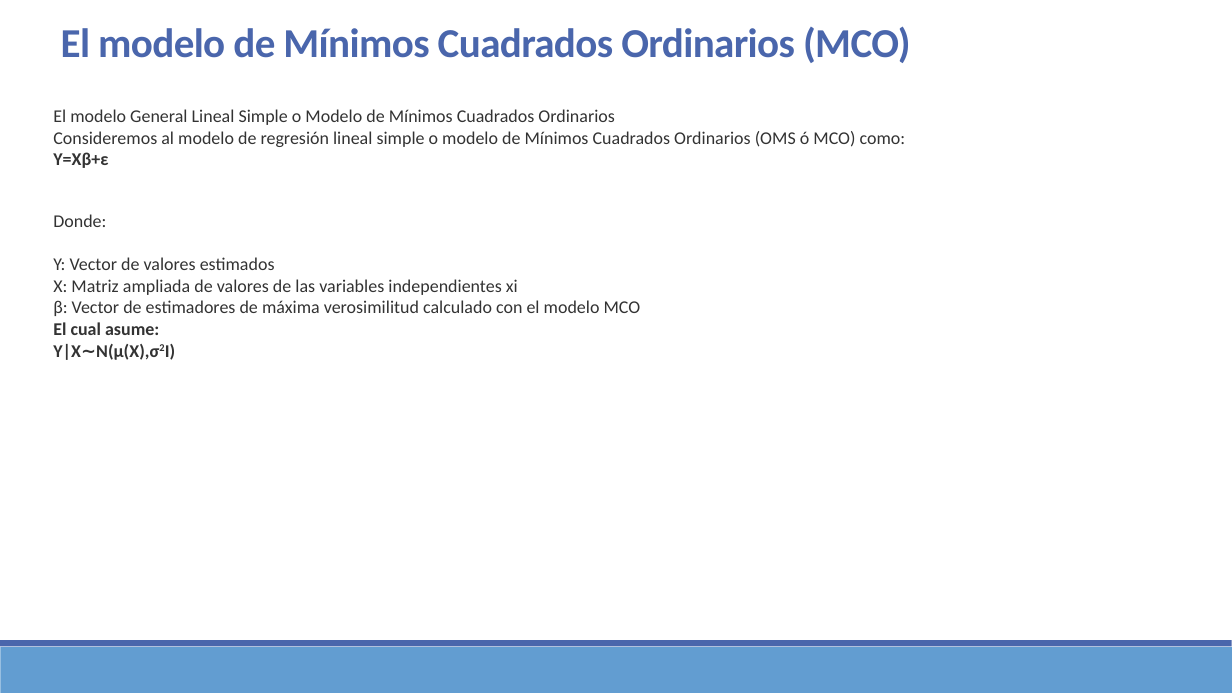
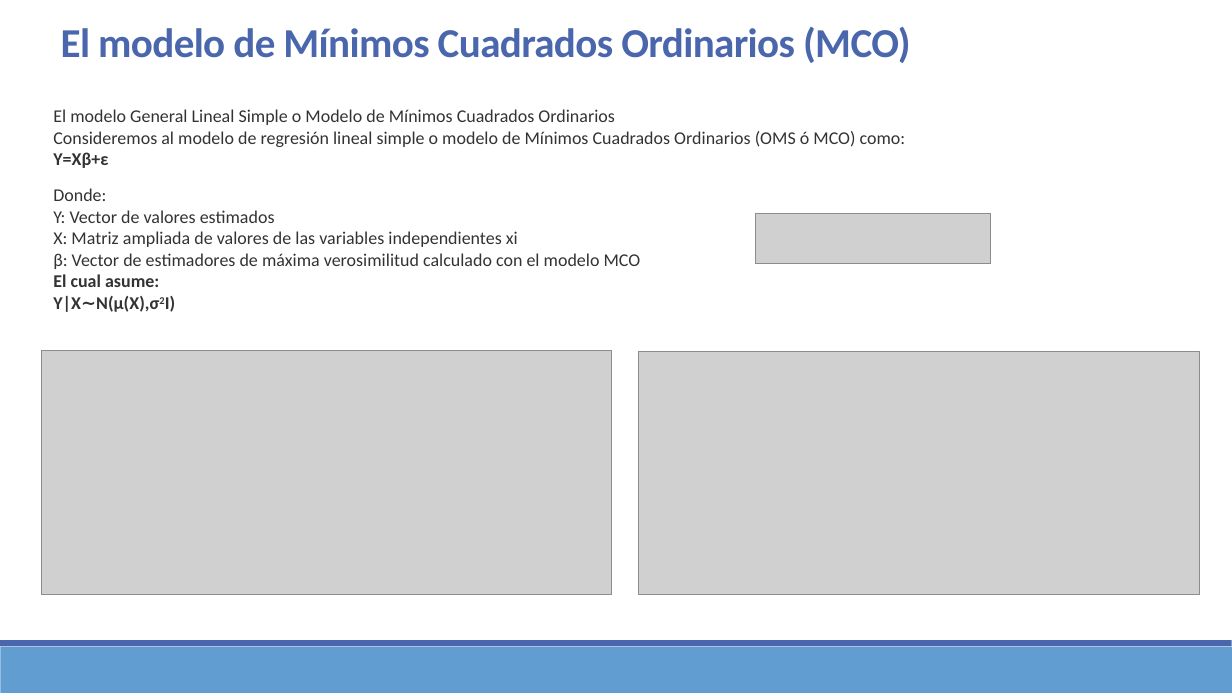
Before and after one commit to Sergio-Ibarra-1795/MIS_Regresion_GitHub, a slide deck: slide 5 of Mod_Lineales_Examen_a_casa_v1.pptx (slide 4 before the commit). Drawn at 1232x693 pixels with LibreOffice and Linux fonts; fonts in the diff are those of the drawing; grey boxes stand for pictures. Boxes give left, top, right and bottom in pixels: in the first picture for what was removed or moved away, otherwise in the second. Text is boxed around its words. In the diff, an @@ line names an element or a change of style, - is before the commit and + after.

```diff
--- a/Mod_Lineales_Examen_a_casa_v1.pptx
+++ b/Mod_Lineales_Examen_a_casa_v1.pptx
@@ text "Donde:" rewrapped from (53,214,641,360) to (53,188,641,312) @@
@@ picture added at (755,213,990,264) @@
@@ picture added at (42,350,612,595) @@
@@ picture added at (639,352,1199,595) @@
```
Also in this commit, not shown: 1 other slide changed, 6 slides added, 1 slide removed, 4 other files.
